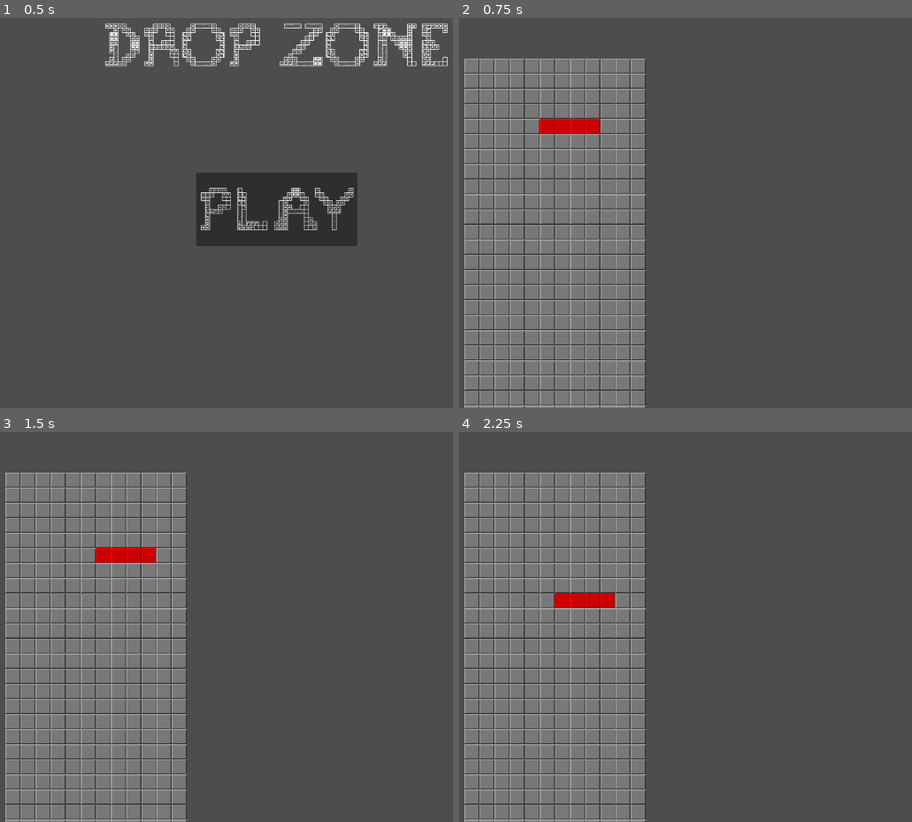
Above: before the commit, frames 1-4 (two rows, left to right).
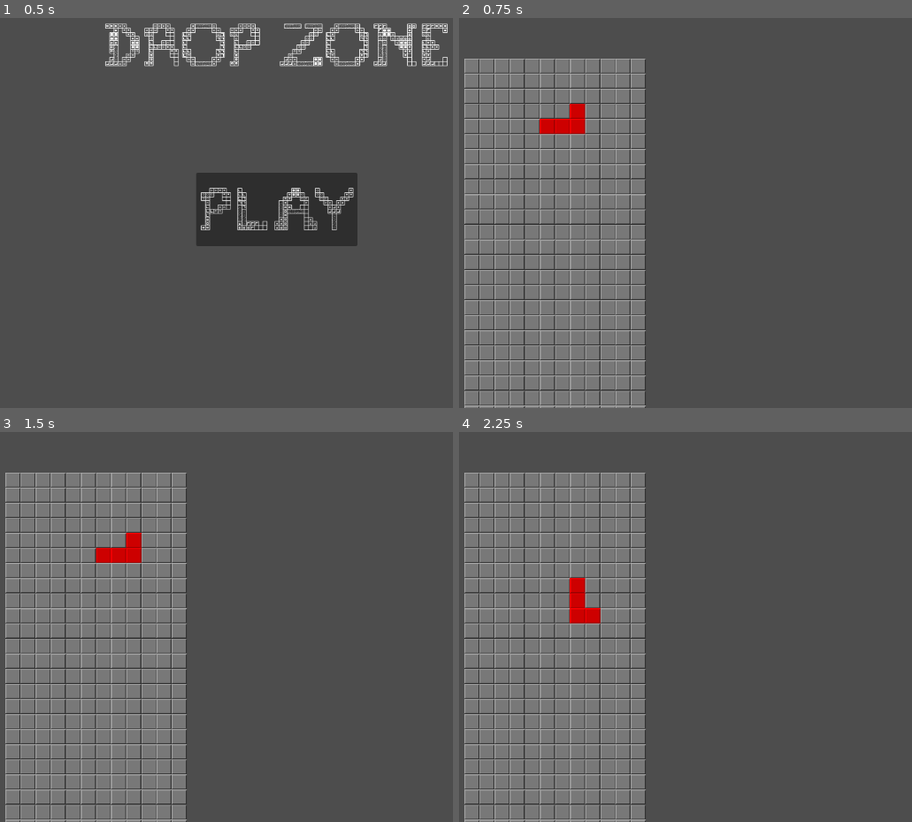
Above: after the commit, the same moments.

Repository: CodeOS99/DropZone
Game: Godot game, scene res://scenes/main_menu.tscn
Same seed, same stepped clock (60 frames per second), same inputs: the game is played once before the commit and once after it.
Inputs:
- Up to frame 1 (0.5 s): no input
- Up to frame 2 (0.75 s): click "PLAY" at 0.5 s
- Up to frame 3 (1.5 s): tap Enter at 1.25 s; hold D (right) from 1.28 s (still down); tap Z (rotate_anticlock, bound only after the commit) at 1.35 s
- Up to frame 4 (2.25 s): tap X (rotate_clock, bound only after the commit) at 1.55, 2.1 s; tap Space at 2 s; release D (right) at 2.03 s; hold S (down) from 2.03 s (still down)

Frame 1 is identical in both runs. In frame 2, 0.3% of the frame differs, in the area x 24-32%, y 21-30%; in frame 3, 0.3%; in frame 4, 0.8%, in the area x 21-35%, y 37-50%.

Commit message:
Added rotation

Diff:
--- a/project.godot
+++ b/project.godot
@@ -49,6 +49,16 @@
 , Object(InputEventKey,"resource_local_to_scene":false,"resource_name":"","device":-1,"window_id":0,"alt_pressed":false …(186 unchanged characters)…
 ]
 }
+rotate_anticlock={
+"deadzone": 0.5,
+"events": [Object(InputEventKey,"resource_local_to_scene":false,"resource_name":"","device":-1,"window_id":0,"alt_pressed":false,"shift_pressed":false,"ctrl_pressed":false,"meta_pressed":false,"pressed":false,"keycode":0,"physical_keycode":90,"key_label":0,"unicode":122,"location":0,"echo":false,"script":null)
+]
+}
+rotate_clock={
+"deadzone": 0.5,
+"events": [Object(InputEventKey,"resource_local_to_scene":false,"resource_name":"","device":-1,"window_id":0,"alt_pressed":false,"shift_pressed":false,"ctrl_pressed":false,"meta_pressed":false,"pressed":false,"keycode":0,"physical_keycode":88,"key_label":0,"unicode":120,"location":0,"echo":false,"script":null)
+]
+}
 
 [rendering]
 
--- a/scripts/tetris_board.gd
+++ b/scripts/tetris_board.gd
@@ -4,13 +4,47 @@
 const DEFAULT_TILE = 7
 const TICK_TIME = .8
 const TETROMINOES = {
-	"I": [Vector2i(0,1), Vector2i(1,1), Vector2i(2,1), Vector2i(3,1)],
-	"O": [Vector2i(0,0), Vector2i(1,0), Vector2i(0,1), Vector2i(1,1)],
-	"T": [Vector2i(1,0), Vector2i(0,1), Vector2i(1,1), Vector2i(2,1)],
-	"S": [Vector2i(1,0), Vector2i(2,0), Vector2i(0,1), Vector2i(1,1)],
-	"Z": [Vector2i(0,0), Vector2i(1,0), Vector2i(1,1), Vector2i(2,1)],
-	"J": [Vector2i(0,0), Vector2i(0,1), Vector2i(1,1), Vector2i(2,1)],
-	"L": [Vector2i(2,0), Vector2i(0,1), Vector2i(1,1), Vector2i(2,1)],
+	# I piece (straight line)
+	"I_0": [Vector2i(0,1), Vector2i(1,1), Vector2i(2,1), Vector2i(3,1)],
+	"I_1": [Vector2i(2,0), Vector2i(2,1), Vector2i(2,2), Vector2i(2,3)],
+	"I_2": [Vector2i(0,2), Vector2i(1,2), Vector2i(2,2), Vector2i(3,2)],
+	"I_3": [Vector2i(1,0), Vector2i(1,1), Vector2i(1,2), Vector2i(1,3)],
+
+	# O piece (square) — no rotation changes
+	"O_0": [Vector2i(0,0), Vector2i(1,0), Vector2i(0,1), Vector2i(1,1)],
+	"O_1": [Vector2i(0,0), Vector2i(1,0), Vector2i(0,1), Vector2i(1,1)],
+	"O_2": [Vector2i(0,0), Vector2i(1,0), Vector2i(0,1), Vector2i(1,1)],
+	"O_3": [Vector2i(0,0), Vector2i(1,0), Vector2i(0,1), Vector2i(1,1)],
+
+	# T piece
+	"T_0": [Vector2i(1,0), Vector2i(0,1), Vector2i(1,1), Vector2i(2,1)],
+	"T_1": [Vector2i(1,0), Vector2i(1,1), Vector2i(2,1), Vector2i(1,2)],
+	"T_2": [Vector2i(0,1), Vector2i(1,1), Vector2i(2,1), Vector2i(1,2)],
+	"T_3": [Vector2i(1,0), Vector2i(0,1), Vector2i(1,1), Vector2i(1,2)],
+
+	# S piece
+	"S_0": [Vector2i(1,0), Vector2i(2,0), Vector2i(0,1), Vector2i(1,1)],
+	"S_1": [Vector2i(1,0), Vector2i(1,1), Vector2i(2,1), Vector2i(2,2)],
+	"S_2": [Vector2i(1,1), Vector2i(2,1), Vector2i(0,2), Vector2i(1,2)],
+	"S_3": [Vector2i(0,0), Vector2i(0,1), Vector2i(1,1), Vector2i(1,2)],
+
+	# Z piece
+	"Z_0": [Vector2i(0,0), Vector2i(1,0), Vector2i(1,1), Vector2i(2,1)],
+	"Z_1": [Vector2i(2,0), Vector2i(2,1), Vector2i(1,1), Vector2i(1,2)],
+	"Z_2": [Vector2i(0,1), Vector2i(1,1), Vector2i(1,2), Vector2i(2,2)],
+	"Z_3": [Vector2i(1,0), Vector2i(1,1), Vector2i(0,1), Vector2i(0,2)],
+
+	# J piece
+	"J_0": [Vector2i(0,0), Vector2i(0,1), Vector2i(1,1), Vector2i(2,1)],
+	"J_1": [Vector2i(1,0), Vector2i(2,0), Vector2i(1,1), Vector2i(1,2)],
+	"J_2": [Vector2i(0,1), Vector2i(1,1), Vector2i(2,1), Vector2i(2,2)],
+	"J_3": [Vector2i(1,0), Vector2i(1,1), Vector2i(0,2), Vector2i(1,2)],
+
+	# L piece
+	"L_0": [Vector2i(2,0), Vector2i(0,1), Vector2i(1,1), Vector2i(2,1)],
+	"L_1": [Vector2i(1,0), Vector2i(1,1), Vector2i(1,2), Vector2i(2,2)],
+	"L_2": [Vector2i(0,1), Vector2i(1,1), Vector2i(2,1), Vector2i(0,2)],
+	"L_3": [Vector2i(0,0), Vector2i(1,0), Vector2i(1,1), Vector2i(1,2)],
 }
 
 var size = Vector2i(12, 25)
@@ -39,11 +73,55 @@
 	if timer >= TICK_TIME:
 		timer = 0
 		update_board()
-		draw_board()
 
 	var hor_movement = (1 if Input.is_action_just_pressed("right") else -1 if Input.is_action_just_pressed("left") else 0)
 	move_if_possible(pieces[curr_piece_idx], Vector2i(hor_movement, 0))
 
+	if Input.is_action_just_pressed("rotate_clock"):
+		var piece = pieces[curr_piece_idx]
+		var flag = false
+		var candidate = piece.duplicate()
+		candidate[0] = piece[0][0] + piece[0][1] + str((int(piece[0][2])+1)%4)
+		if is_valid(piece, candidate):
+			for vertex_displ in TETROMINOES[pieces[curr_piece_idx][0]]:
+				board[(vertex_displ+pieces[curr_piece_idx][1]).y][(vertex_displ+pieces[curr_piece_idx][1]).x] = DEFAULT_TILE
+			pieces[curr_piece_idx][0] = pieces[curr_piece_idx][0][0] + pieces[curr_piece_idx][0][1] + str((int(pieces[curr_piece_idx][0][2])+1)%4)
+			for vertex_displ in TETROMINOES[pieces[curr_piece_idx][0]]:
+				board[(vertex_displ+pieces[curr_piece_idx][1]).y][(vertex_displ+pieces[curr_piece_idx][1]).x] = pieces[curr_piece_idx][2]
+
+	if Input.is_action_just_pressed("rotate_anticlock"):
+		var piece = pieces[curr_piece_idx]
+		var flag = false
+		var candidate = piece.duplicate()
+		candidate[0] = piece[0][0] + piece[0][1] + str((int(piece[0][2])+3)%4)
+		if is_valid(piece, candidate):
+			for vertex_displ in TETROMINOES[pieces[curr_piece_idx][0]]:
+				board[(vertex_displ+pieces[curr_piece_idx][1]).y][(vertex_displ+pieces[curr_piece_idx][1]).x] = DEFAULT_TILE
+			pieces[curr_piece_idx][0] = pieces[curr_piece_idx][0][0] + pieces[curr_piece_idx][0][1] + str((int(pieces[curr_piece_idx][0][2])+3)%4)
+			for vertex_displ in TETROMINOES[pieces[curr_piece_idx][0]]:
+				board[(vertex_displ+pieces[curr_piece_idx][1]).y][(vertex_displ+pieces[curr_piece_idx][1]).x] = pieces[curr_piece_idx][2]
+
+func is_valid(piece, candidate):
+	var flag = false
+	for vertex in TETROMINOES[candidate[0]]:
+		if vertex+piece[1] in piece[3]:
+			continue
+
+		# checks if in range
+		if (vertex+candidate[1]).y >= size.y or not (vertex+candidate[1]).x in range(0, size.x):
+			flag = true
+		# checks if empty
+		elif board[(vertex+candidate[1]).y][(vertex+candidate[1]).x] != DEFAULT_TILE:
+			# I did a huge overhaul of the logic to draw but then it broke this part and i dont want to go back so im doing this :\
+			var flag2 = false
+			for vertex_displ in TETROMINOES[piece[0]]:
+				var v = vertex_displ + piece[1]
+				if v == vertex + candidate[1]:
+					flag2 = true
+
+			if not flag2:
+				flag = true
+	return not flag
 
 func draw_board() -> void:
 	# reset
@@ -143,8 +221,8 @@
 
 func spawn_new_piece():
 	curr_piece_idx += 1
-	#var piece = ['I', 'O', 'T', 'S', 'Z', 'J', 'L'].pick_random() # idc if theres a better way to do this
-	var piece = ['I', 'O'].pick_random()
+	var piece = ['I_0', 'O_0', 'T_0', 'S_0', 'Z_0', 'J_0', 'L_0'].pick_random() # idc if theres a better way to do this
+	#var piece = ['I_0', 'O_0'].pick_random()
 	var pos = Vector2i(randi_range(1, size.x-3), 2)
 	var idx = randi_range(0, TILE_COLORS-2)
 	pieces.append([piece, pos, idx, []])
